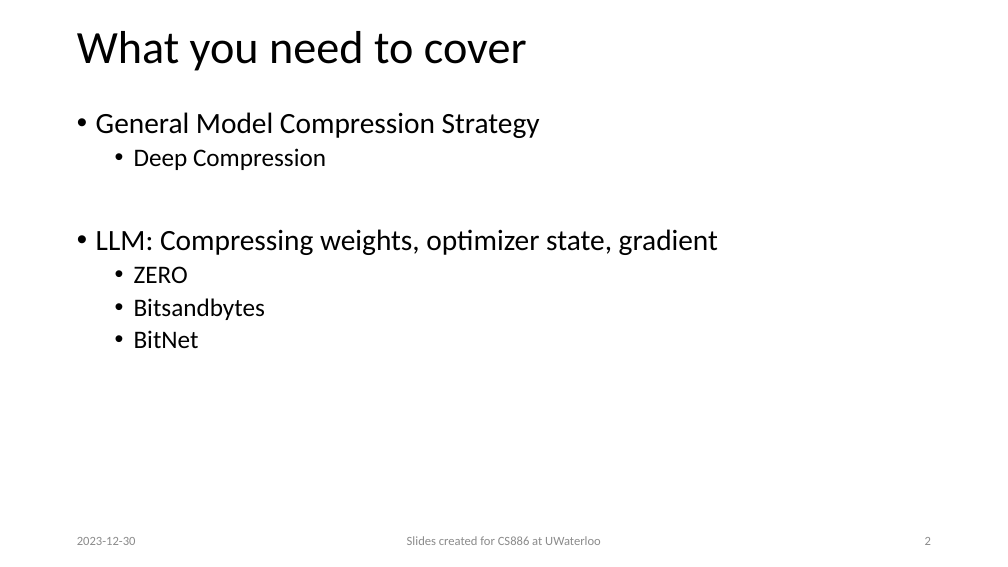
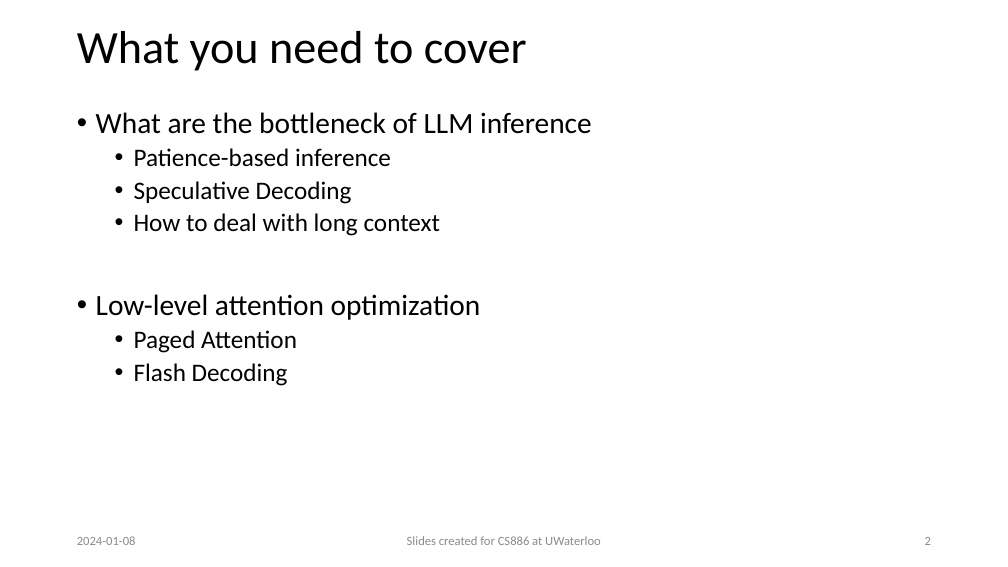
Before and after one commit to wenhuchen/CS886, a slide deck: slide 2 of L13.pptx. Drawn at 1008x567 pixels with LibreOffice and Linux fonts; fonts in the diff are those of the drawing; background and template pictures are left out. Boxes give left, top, right and bottom in pixels: in the first picture for what was removed or moved away, otherwise in the second. Text is boxed around its words. In the diff, an @@ line names an element or a change of style, - is before the commit and + after.

```diff
--- a/L13.pptx
+++ b/L13.pptx
@@ text at (96, 112, 592, 386): text changed; size 28 to 24 pt @@
-• General Model Compression Strategy
-  • Deep Compression
-• LLM: Compressing weights, optimizer state, gradient
-  • ZERO
-  • Bitsandbytes
-  • BitNet
+• What are the bottleneck of LLM inference
+  • Patience-based inference
+  • Speculative Decoding
+  • How to deal with long context
+• Low-level attention optimization
+  • Paged Attention
+  • Flash Decoding
@@ text at (77, 536, 136, 545): text changed @@
-2023-12-30
+2024-01-08
```
Also in this commit, not shown: 1 other slide changed, 5 other files.
